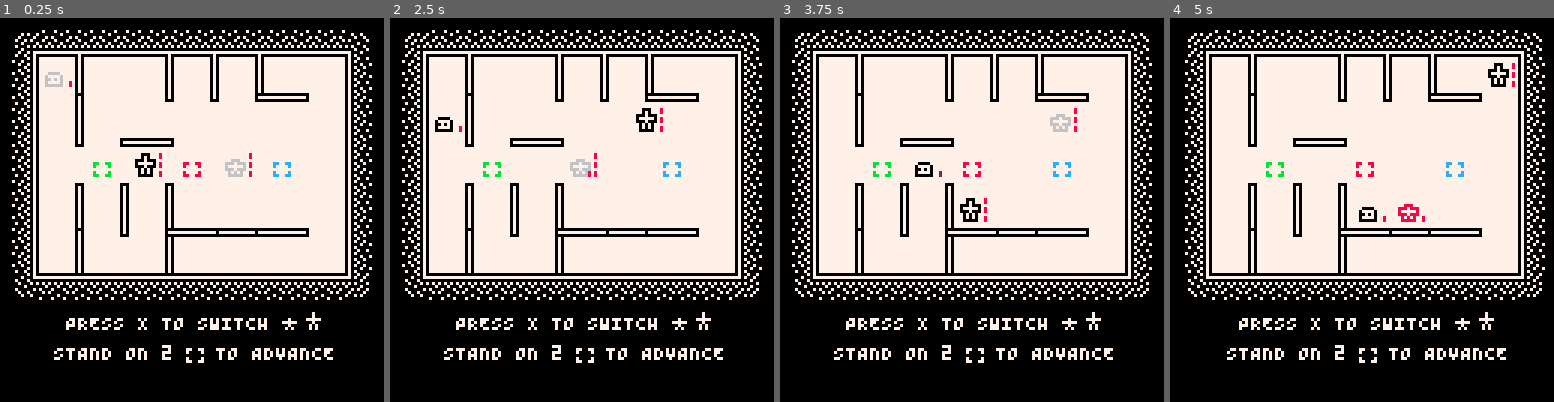
Above: before the commit, frames 1-4 (left to right).
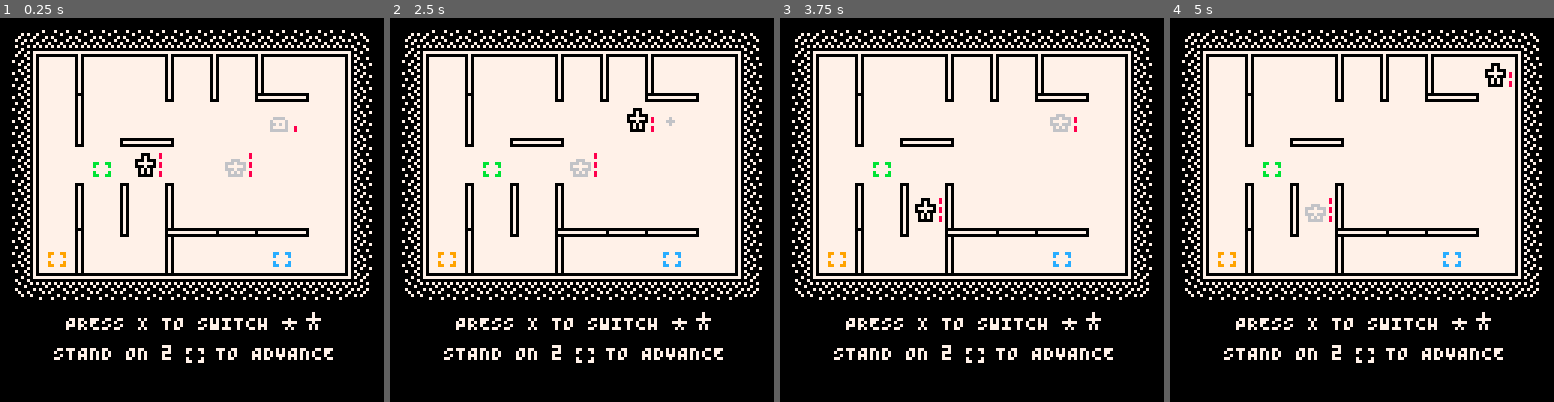
Above: after the commit, the same moments.

Repository: taylordolan/grid-folks
Game: PICO-8 cartridge grid_folks.p8
Same seed, same stepped clock (60 frames per second), same inputs: the game is played once before the commit and once after it.
Inputs:
- Up to frame 1 (0.25 s): no input
- Up to frame 2 (2.5 s): tap X (X key) at 0.33, 1.07, 1.85 s; tap O (Z key) at 0.7, 1.7, 2.1 s; hold Right 1.6-2.1 s; hold Up 2.15-2.42 s; hold Right from 2.47 s (still down)
- Up to frame 3 (3.75 s): tap O (Z key) every 0.4 s from 2.5 to 3.7 s; tap X (X key) at 2.97 s; release Right at 3.03 s; hold Left 3.08-3.58 s; hold Down from 3.63 s (still down)
- Up to frame 4 (5 s): release Down at 3.97 s; hold Right 4.02-4.68 s; tap X (X key) at 4.08 s; tap O (Z key) at 4.1, 4.5, 4.9 s; hold Up from 4.73 s (still down)

The runs differ from the first frame. In frame 1, 0.5% of the frame differs, in the area x 11-78%, y 14-65%; in frame 2, 0.7%; in frame 3, 0.9%; in frame 4, 17%, in the area x 3-98%, y 3-90%.

Commit message:
update initial pad position

Diff:
--- a/grid_folks.p8
+++ b/grid_folks.p8
@@ -11,16 +11,16 @@
 -- [x] do something about when dash enemies dash to a health or score tile
 -- [x] fix game end
 -- [x] starting with the dash enemy makes it less clear that bumping is the typical way that enemies attack
--- [ ] optimize pathfinding/movement
--- [ ] report cpu and framerate in debug mode
+-- [x] position initial pads 2 steps away from hero start
 -- [ ] make it clearer that buttons get charged when an enemy steps on them
 -- [ ] make it clearer that buttons need to be charged in order to heal
 -- [ ] flash threatened health
--- [ ] position pads 2 steps away from her start
 -- [ ] maybe dash enemies should leave a visual trail
 -- [ ] make a clearer animation for when timid enemies wait
 -- [ ] tell the player about bumping in the main instructions
 -- [ ] show completed instructions in gray
+-- [ ] optimize pathfinding/movement
+-- [ ] report cpu and framerate in debug mode
 
 -- optimizations
 -- [x] create a trim function for removing the first item in a table if its length is > 1
@@ -106,18 +106,7 @@
 	end
 
 	-- initial pads
-  local _c = {008,011,012}
-	local _t = {{2,3},{4,3},{6,3}}
-  shuff(_t)
-  for i=1, 3 do
-    set_tile(new_pad(_c[i]), _t[i])
-  end
-	for next in all({{2,3},{3,3},{4,3},{5,3}}) do
-		local wall = find_type("wall_right", next)
-		if wall then
-			del(board[next[1]][next[2]], wall)
-		end
-	end
+  refresh_pads()
 
 	-- spawn stuff
 	spawn_rates = {
@@ -1619,6 +1608,7 @@
 
 function add_button()
 
+  has_advanced = true
   -- find the other pad
 	local o_p
 	for next in all(pads) do
@@ -1864,7 +1854,6 @@
 
 function refresh_pads()
 
-	has_advanced = true
 	if #colors_bag == 0 then
 		colors_bag = {008,008,008,008,008,008,009,011,012}
 		shuff(colors_bag)
